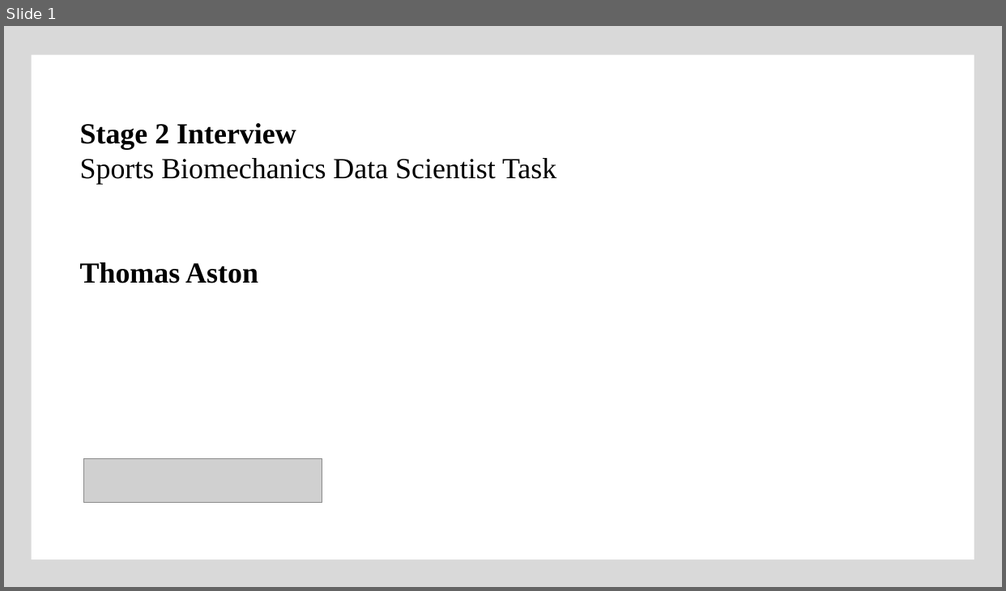
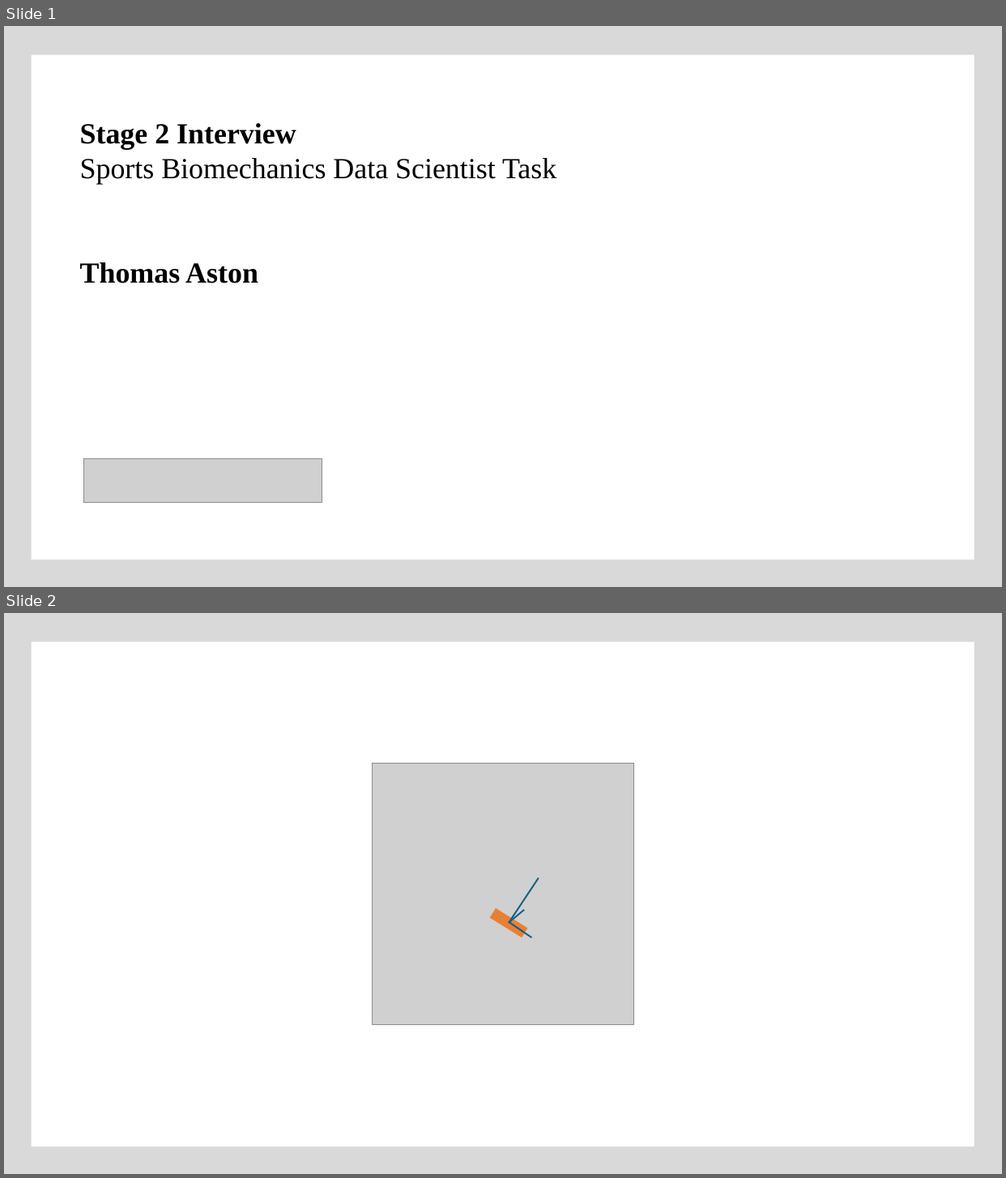
Before and after one commit to ThomasAston/movetru, a slide deck: presentation/slides.pptx. Shown one above the other, each under a label of ours: slide 1 before the commit, slides 1 and 2 after it. The pictures are 1006x591 and 1006x1178 pixels, drawn with LibreOffice and Linux fonts; fonts in the diff are those of the drawing; grey boxes stand for pictures. Boxes give left, top, right and bottom in pixels: in the first picture for what was removed or moved away, otherwise in the second. Text is boxed around its words. In the diff, an @@ line names an element or a change of style, - is before the commit and + after.

Commit message:
updating slides

```diff
--- a/presentation/slides.pptx
+++ b/presentation/slides.pptx
@@ slide 2 added at bbox=[4, 613, 1002, 1174], background #D9D9D9; not listed: 1 template element that a slide beside it also shows @@
@@ picture added at bbox=[373, 763, 634, 1024] @@
@@ line added from (509, 923) to (539, 878), #156082 1.5 pt @@
@@ rectangle added at bbox=[490, 909, 527, 938], fill #E88034 @@
@@ line added from (509, 922) to (532, 938), #156082 1.5 pt @@
@@ line added from (509, 923) to (524, 910), #156082 1.5 pt @@
```
Also in this commit, not shown: 1 slide changed, 1 slide removed.
